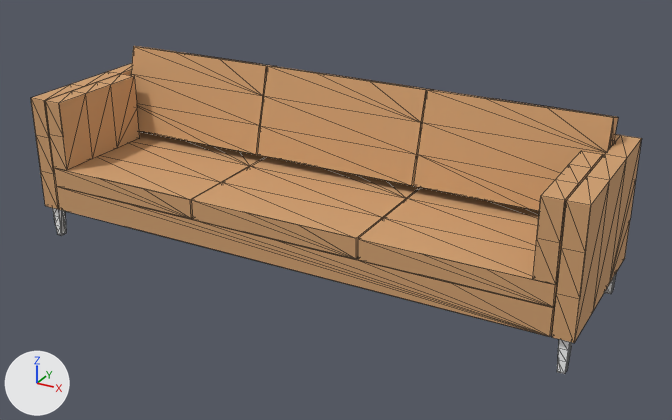
The glTF model src/static/models/couch-01.gltf as it was, and as the next commit left it.
Both versions are drawn from a camera (50 mm lens) standing at (161.0, -278.0, 162.0) and looking at (8.0, -1.0, 23.0). Every picture has the same lights, and +X, +Y and +Z are marked at lower left. Mesh edges are drawn as thin lines. Where no turn or scale is listed for an object, it has been applied to the vertices.
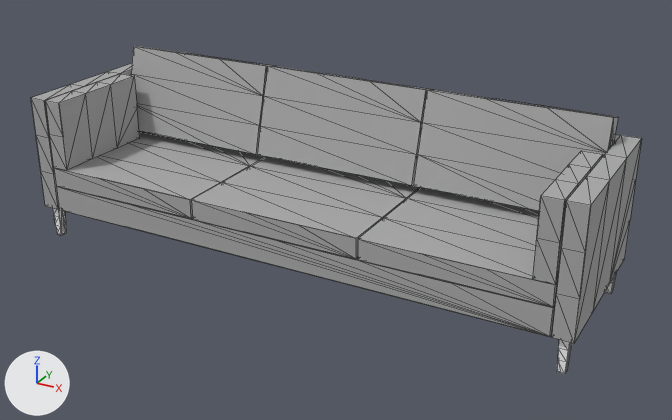
Location of each change, (x1, y1, x2, y2) in pixels of the pictures (672 x 420 px):
'object_16', recoloured (orange to grey)
    both: (413, 90, 618, 211)
'object_8', recoloured (orange to grey)
    both: (257, 66, 432, 186)
'object_10', recoloured (orange to grey)
    both: (358, 188, 557, 307)
'object_12', recoloured (orange to grey)
    both: (191, 157, 421, 259)
'object_9', recoloured
    both: (56, 186, 555, 337)
'object_15', recoloured (orange to grey)
    both: (131, 46, 277, 155)
'object_6', recoloured
    both: (552, 135, 642, 343)
'object_11', recoloured (orange to grey)
    both: (54, 131, 266, 219)
'object_13', recoloured
    both: (45, 74, 140, 170)
'object_14', recoloured
    both: (533, 151, 603, 284)
'object_5', recoloured
    both: (31, 63, 132, 209)

The change, as a diff of the scene's bpy script:
```diff
--- a/src/static/models/couch-01.gltf.py
+++ b/src/static/models/couch-01.gltf.py
@@ mat_diffuse_102_102_102_255 @@
+mat_diffuse_102_102_102_255 = principled_material('diffuse_102_102_102_255')
+mat_diffuse_102_102_102_255.base_color = (0.4, 0.4, 0.4)  # grey #aaaaaa
+mat_diffuse_102_102_102_255.roughness = 1.0
@@ me_object_5 @@
 me_object_5.from_pydata(...)  # 24 vertices, 44 faces; spans x -107.5..-100.5, y -32.5..32.5, z 13.0..58.0
-me_object_5.materials.append(mat_leather)  # orange #d09f70
+me_object_5.materials.append(mat_diffuse_102_102_102_255)  # grey #aaaaaa
@@ me_object_6 @@
 me_object_6.from_pydata(...)  # 24 vertices, 44 faces; spans x 100.5..107.5, y -32.5..32.5, z 13.0..58.0
-me_object_6.materials.append(mat_leather)  # orange #d09f70
+me_object_6.materials.append(mat_diffuse_102_102_102_255)  # grey #aaaaaa
@@ me_object_8 @@
 me_object_8.from_pydata(...)  # 24 vertices, 44 faces; spans x -33.5..33.5, y 10.8..27.6, z 31.9..67.8
-me_object_8.materials.append(mat_leather)  # orange #d09f70
+me_object_8.materials.append(mat_diffuse_102_102_102_255)  # grey #aaaaaa
@@ me_object_9 @@
 me_object_9.from_pydata(...)  # 32 vertices, 60 faces; spans x -100.0..100.0, y -32.0..25.0, z 13.0..23.0
-me_object_9.materials.append(mat_leather)  # orange #d09f70
+me_object_9.materials.append(mat_diffuse_102_102_102_255)  # grey #aaaaaa
@@ me_object_10 @@
 me_object_10.from_pydata(...)  # 24 vertices, 44 faces; spans x 34.0..100.0, y -32.5..25.5, z 23.2..30.8
-me_object_10.materials.append(mat_leather)  # orange #d09f70
+me_object_10.materials.append(mat_diffuse_102_102_102_255)  # grey #aaaaaa
@@ me_object_11 @@
 me_object_11.from_pydata(...)  # 24 vertices, 44 faces; spans x -100.0..-34.0, y -32.5..25.5, z 23.2..30.8
-me_object_11.materials.append(mat_leather)  # orange #d09f70
+me_object_11.materials.append(mat_diffuse_102_102_102_255)  # grey #aaaaaa
@@ me_object_12 @@
 me_object_12.from_pydata(...)  # 24 vertices, 44 faces; spans x -33.5..33.5, y -32.5..25.5, z 23.2..30.8
-me_object_12.materials.append(mat_leather)  # orange #d09f70
+me_object_12.materials.append(mat_diffuse_102_102_102_255)  # grey #aaaaaa
@@ me_object_13 @@
 me_object_13.from_pydata(...)  # 20 vertices, 36 faces; spans x -100.0..-93.0, y -32.5..10.8, z 31.0..58.0
-me_object_13.materials.append(mat_leather)  # orange #d09f70
+me_object_13.materials.append(mat_diffuse_102_102_102_255)  # grey #aaaaaa
@@ me_object_14 @@
 me_object_14.from_pydata(...)  # 20 vertices, 36 faces; spans x 93.0..100.0, y -32.5..10.8, z 31.0..58.0
-me_object_14.materials.append(mat_leather)  # orange #d09f70
+me_object_14.materials.append(mat_diffuse_102_102_102_255)  # grey #aaaaaa
@@ me_object_15 @@
 me_object_15.from_pydata(...)  # 24 vertices, 44 faces; spans x -100.0..-34.0, y 10.8..27.6, z 31.9..67.8
-me_object_15.materials.append(mat_leather)  # orange #d09f70
+me_object_15.materials.append(mat_diffuse_102_102_102_255)  # grey #aaaaaa
@@ me_object_16 @@
 me_object_16.from_pydata(...)  # 24 vertices, 44 faces; spans x 34.0..100.0, y 10.8..27.6, z 31.9..67.8
-me_object_16.materials.append(mat_leather)  # orange #d09f70
+me_object_16.materials.append(mat_diffuse_102_102_102_255)  # grey #aaaaaa
```
